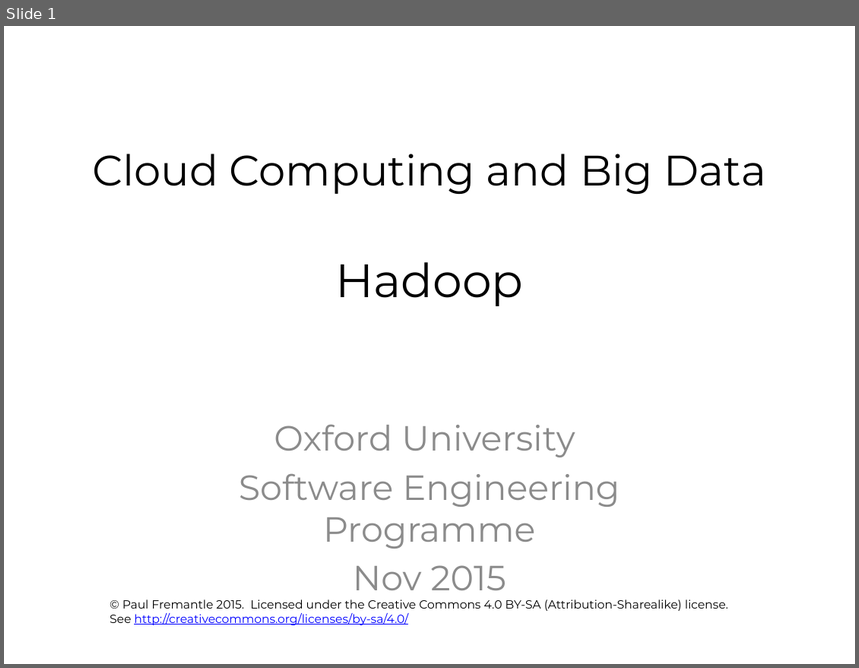
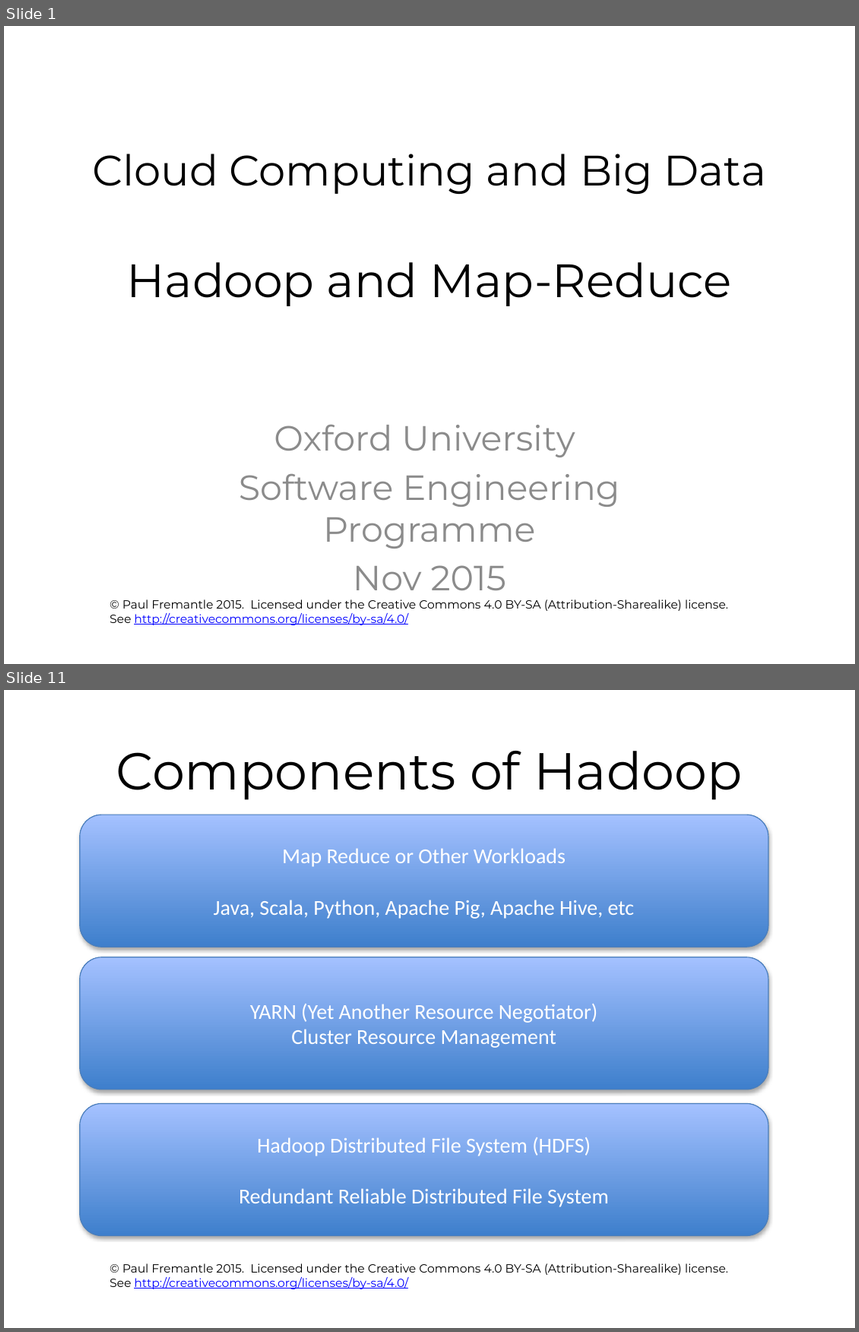
Before and after one commit to pzfreo/ox-clo, a slide deck: pres-source/05-hadoop.pptx. Shown one above the other, each under a label of ours: slide 1 before the commit, slides 1 and 11 after it; the slides between them are not shown. The pictures are 859x668 and 859x1332 pixels, drawn with LibreOffice and Linux fonts; fonts in the diff are those of the drawing; background and template pictures are left out. Boxes give left, top, right and bottom in pixels: in the first picture for what was removed or moved away, otherwise in the second. Text is boxed around its words. In the diff, an @@ line names an element or a change of style, - is before the commit and + after.

```diff
--- a/pres-source/05-hadoop.pptx
+++ b/pres-source/05-hadoop.pptx
@@ slide 11 added at (4,690,855,1328), background #FFFFFF; not listed: 1 template element that a slide beside it also shows @@
@@ title added at (116,751,743,800), 44 pt, text #000000 @@
+Components of Hadoop
@@ rounded rectangle added at (80,815,769,948), fill gradient #3F80CE to #A4C4FF, outline #4B7EBC 0.75 pt, 18 pt, text #FFFFFF @@
+Map Reduce or Other Workloads
+Java, Scala, Python, Apache Pig, Apache Hive, etc
@@ rounded rectangle added at (80,958,769,1090), fill gradient #3F80CE to #A4C4FF, outline #4B7EBC 0.75 pt, 18 pt, text #FFFFFF @@
+YARN (Yet Another Resource Negotiator)
+Cluster Resource Management
@@ rounded rectangle added at (80,1103,769,1236), fill gradient #3F80CE to #A4C4FF, outline #4B7EBC 0.75 pt, 18 pt, text #FFFFFF @@
+Hadoop Distributed File System (HDFS)
+Redundant Reliable Distributed File System
@@ slide 1 changed as well @@
@@ title at (92,154,767,306): text changed @@
-Cloud Computing and Big Data
-Hadoop
+Cloud Computing and Big Data
+Hadoop and Map-Reduce
```
Also in this commit, not shown: 26 other slides added, 1 slide removed, 1 other file.
